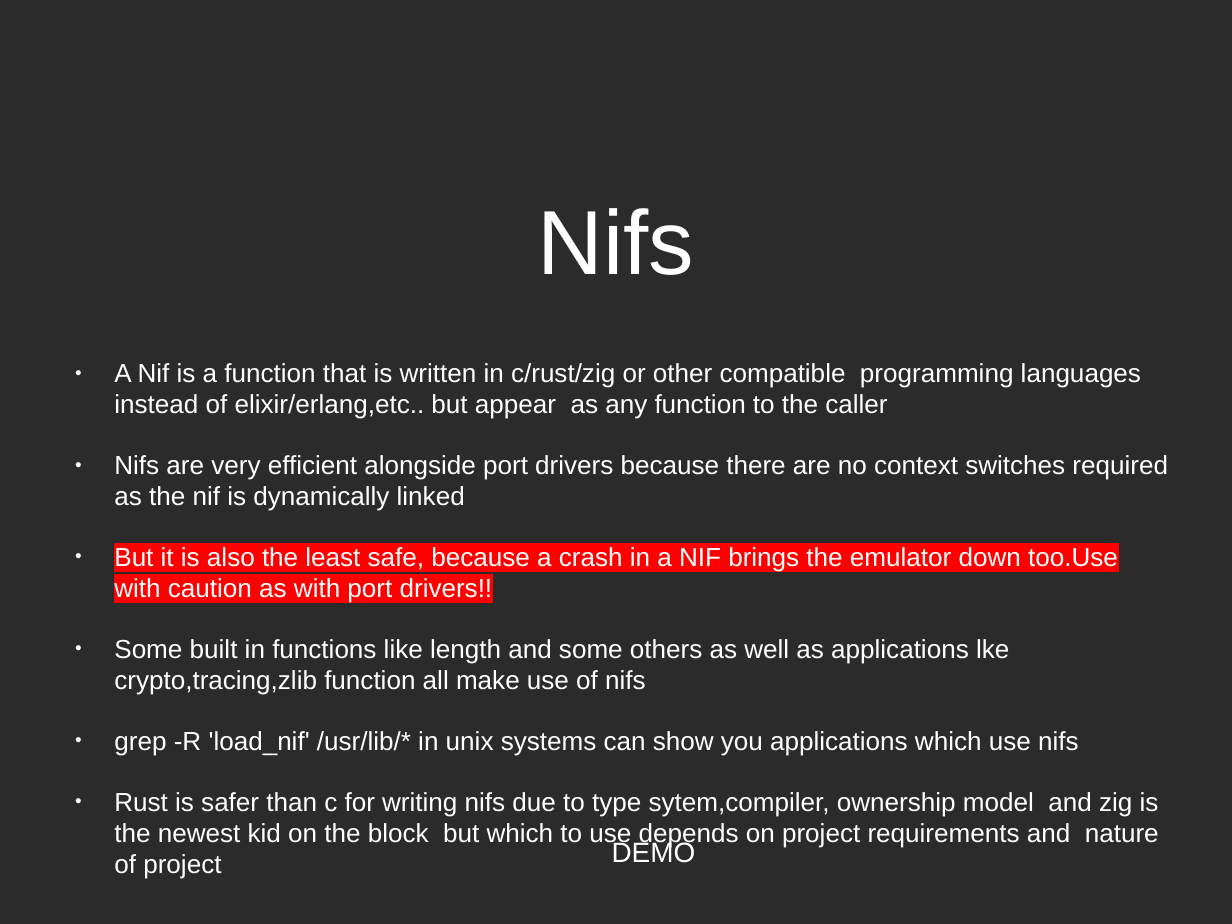
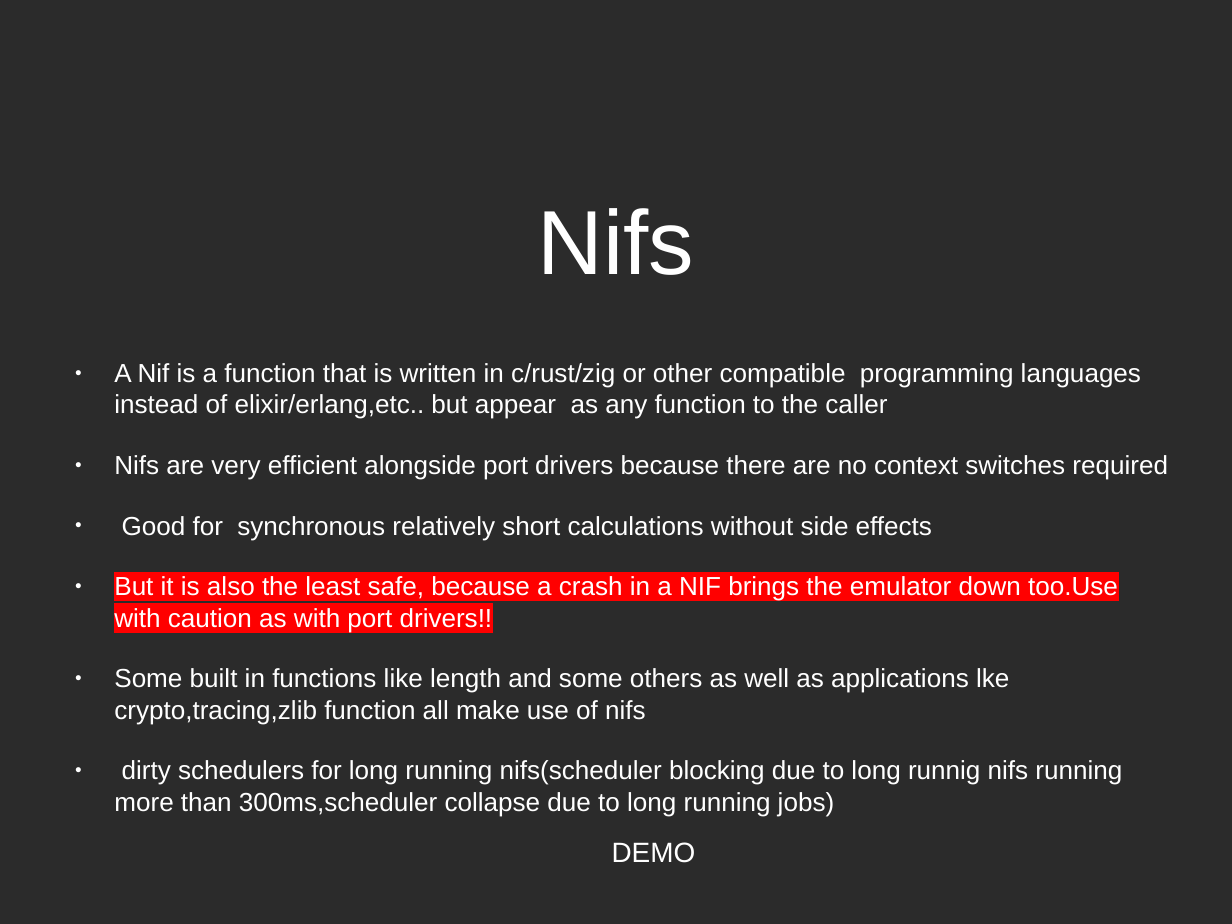
Before and after one commit to nayibor/outside_world_talk, a slide deck: slide 8 of talking to outside world.odp. Drawn at 1232x924 pixels with LibreOffice and Linux fonts; fonts in the diff are those of the drawing; background and template pictures are left out; a plain dark background stands for a picture behind light text. Boxes give left, top, right and bottom in pixels: in the first picture for what was removed or moved away, otherwise in the second. Text is boxed around its words. In the diff, an @@ line names an element or a change of style, - is before the commit and + after.

```diff
--- a/talking to outside world.odp
+++ b/talking to outside world.odp
@@ text at <box>114,455,1168,540</box>: text changed @@
-● Nifs are very efficient alongside port drivers because there are no context switches required as the nif is dynamically linked
+● Nifs are very efficient alongside port drivers because there are no context switches required
+● Good for synchronous relatively short calculations without side effects
@@ text at <box>114,760,1122,816</box>: text changed @@
-● grep -R 'load_nif' /usr/lib/* in unix systems can show you applications which use nifs
-● Rust is safer than c for writing nifs due to type sytem,compiler, ownership model and zig is the newest kid on the block but which to use depends on project requirements and nature of project
+● dirty schedulers for long running nifs(scheduler blocking due to long runnig nifs running more than 300ms,scheduler collapse due to long running jobs)
```
Also in this commit, not shown: 4 other slides changed, 1 slide added.
